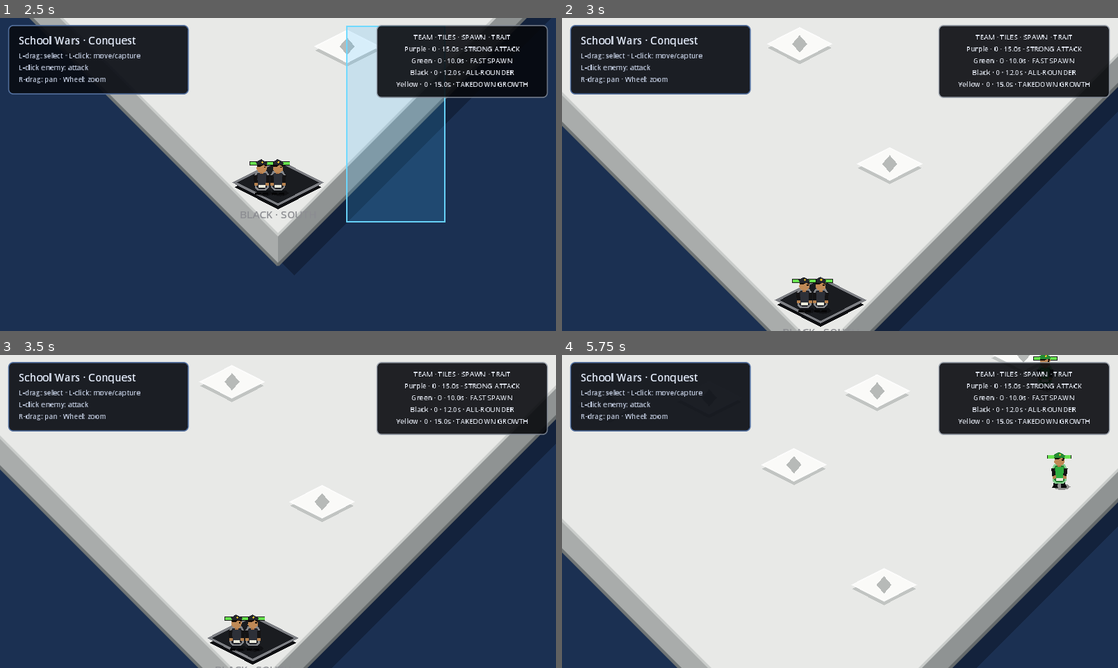
Above: before the commit, frames 1-4 (two rows, left to right).
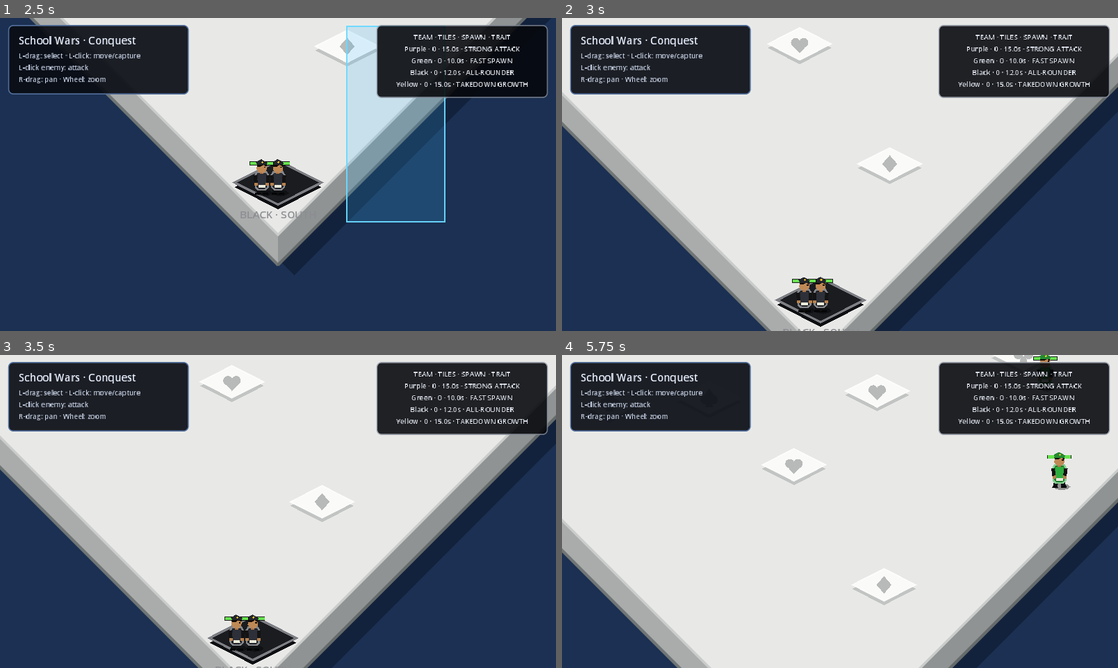
Above: after the commit, the same moments.

Repository: knigfty/school-wars
Game: Godot game, scene res://Scenes/main.tscn
Same seed, same stepped clock (60 frames per second), same inputs: the game is played once before the commit and once after it.
Inputs (mouse positions are in pixels of both pictures, inside the frame that each line leads up to):
- Up to frame 1 (2.5 s): click (105, 274) at 0.5 s; tap Enter at 1.25 s; move the mouse to (250, 237) at 1.27 s; tap K (camera_pan_down) at 1.35 s; click (250, 237) at 1.42 s; drag from (444, 221) to (344, 27) at 2.02 s
- Up to frame 2 (3 s): move the mouse to (673, 127) at 2.77 s; tap L (camera_pan_right) at 2.85 s; click (673, 127) at 2.92 s
- Up to frame 3 (3.5 s): no input
- Up to frame 4 (5.75 s): drag from (867, 511) to (673, 464) at 3.52 s; move the mouse to (756, 433) at 4.27 s; tap K (camera_pan_down) at 4.35 s; click (756, 433) at 4.42 s; tap Space at 5 s; drag from (962, 495) to (795, 358) at 5.02 s

Frame 1 is identical in both runs. In frame 2, less than 0.1% of the frame differs, in the area x 41-45%, y 5-12%; in frame 3, less than 0.1%; in frame 4, 0.1%, in the area x 40-85%, y 0-38%.

Commit message:
cycle card-suit markers across generated territories

Diff:
--- a/Scripts/Territory/territory_field.gd
+++ b/Scripts/Territory/territory_field.gd
@@ -1,5 +1,7 @@
 class_name TerritoryField
 extends Node2D
+
+const EMBLEMS: Array[String] = ["heart", "club", "spade", "diamond"]
 
 @export var territory_scene: PackedScene
 @export_range(1, 40, 1) var territory_count: int = 12
@@ -50,9 +52,12 @@
 			continue
 		positions.append(candidate)
 
-	for territory_position: Vector2 in positions:
+	for index: int in positions.size():
 		var territory: TerritoryTile = territory_scene.instantiate() as TerritoryTile
-		territory.position = to_local(territory_position)
+		if territory == null:
+			continue
+		territory.position = to_local(positions[index])
+		territory.emblem = EMBLEMS[index % EMBLEMS.size()]
 		add_child(territory)
 
 
